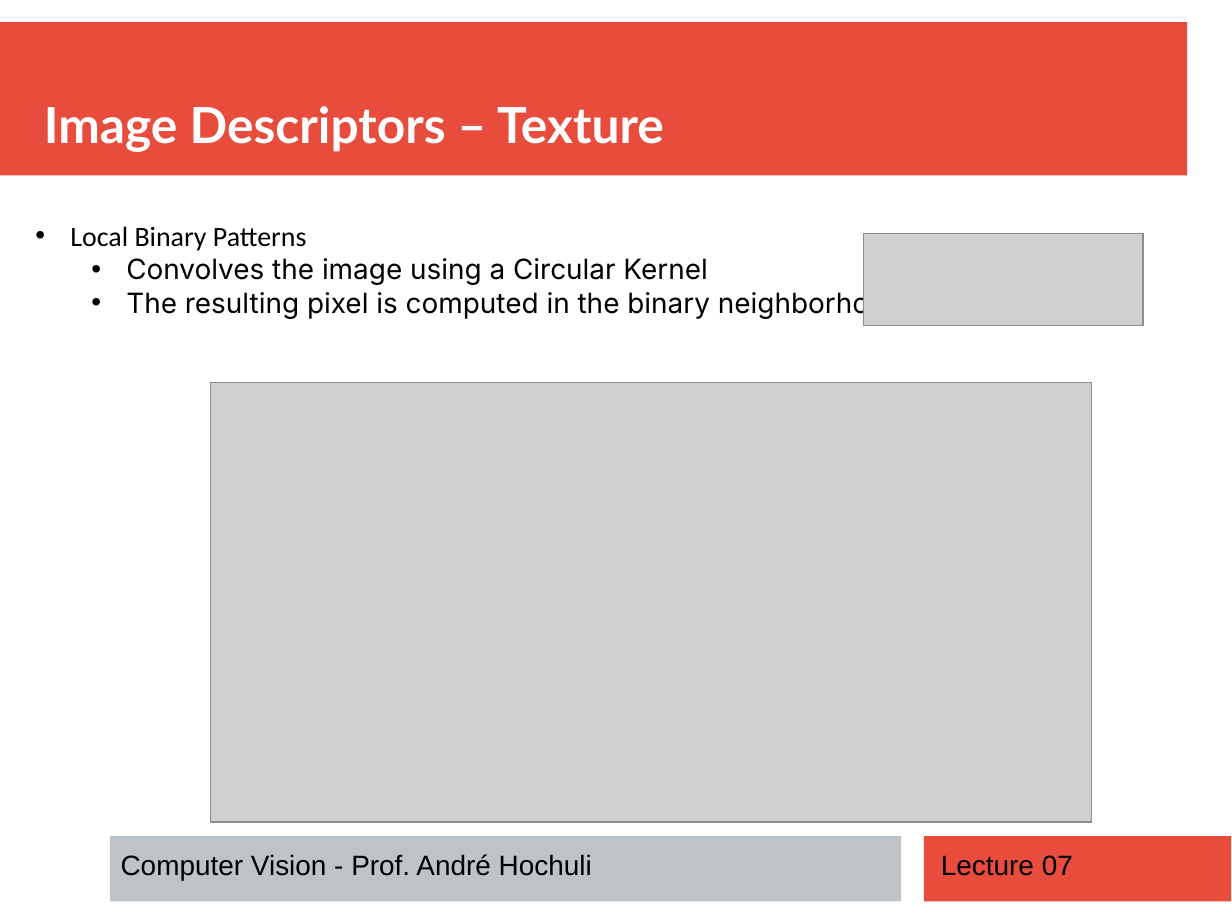
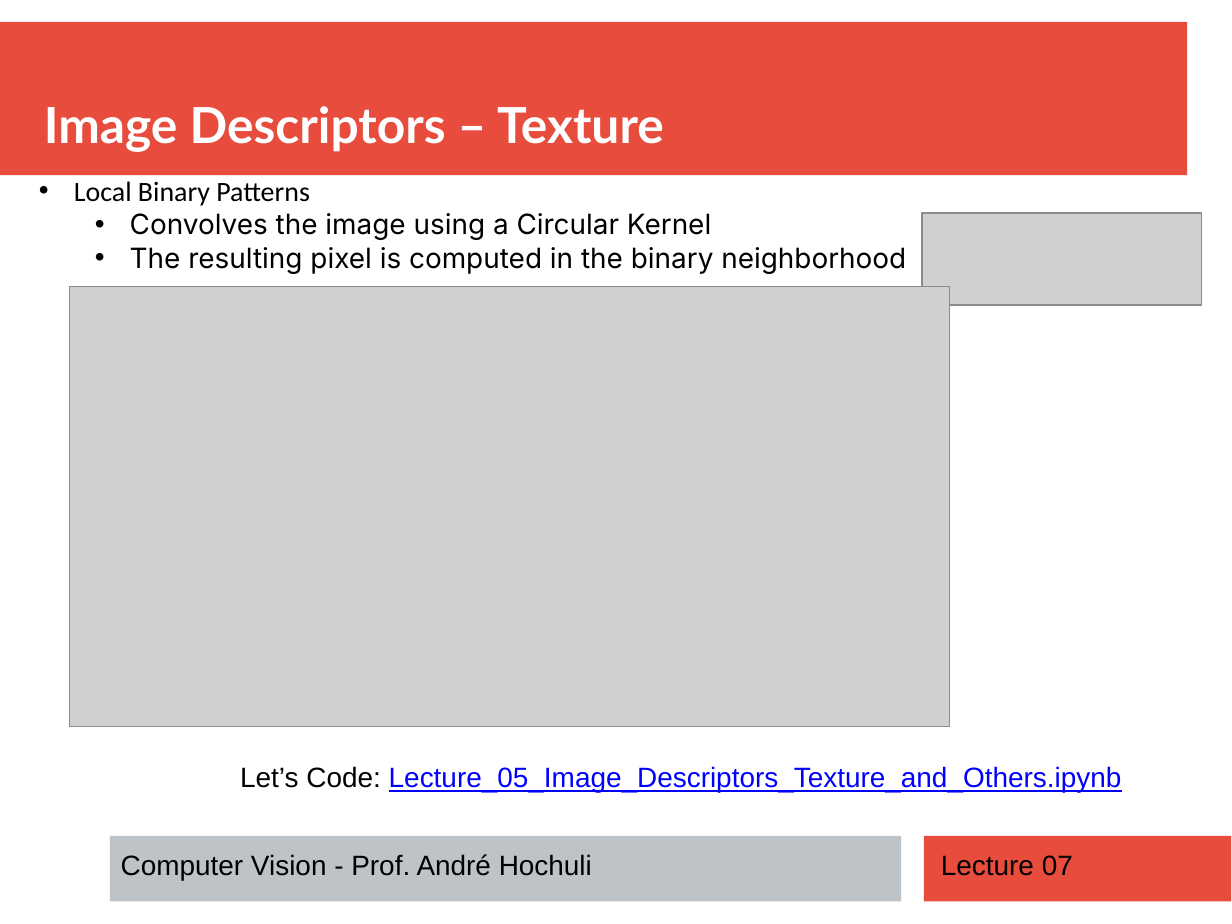
Before and after one commit to andrehochuli/teaching, a slide deck: slide 25 of ComputerVision/Lecture 05 - Feature Extraction/Lecture 05 - Feature Extraction.pptx. Drawn at 1232x924 pixels with LibreOffice and Linux fonts; fonts in the diff are those of the drawing; grey boxes stand for pictures. Boxes give left, top, right and bottom in pixels: in the first picture for what was removed or moved away, otherwise in the second. Text is boxed around its words. In the diff, an @@ line names an element or a change of style, - is before the commit and + after.

```diff
--- a/ComputerVision/Lecture 05 - Feature Extraction/Lecture 05 - Feature Extraction.pptx
+++ b/ComputerVision/Lecture 05 - Feature Extraction/Lecture 05 - Feature Extraction.pptx
@@ text "Local Binary Patterns": place and size @@
-text "Local Binary Patterns" at <box>70,226,903,319</box>
+text "Local Binary Patterns" at <box>74,181,906,274</box>
@@ picture: place and size @@
-picture at <box>864,234,1144,325</box>
+picture at <box>922,214,1202,305</box>
@@ picture: place and size @@
-picture at <box>211,382,1092,822</box>
+picture at <box>69,287,950,727</box>
@@ text added at <box>240,766,1122,793</box>, 18 pt, text #0000FF, underline @@
+Let’s Code: Lecture_05_Image_Descriptors_Texture_and_Others.ipynb
```
Also in this commit, not shown: 5 other slides changed, 1 slide removed, 1 other file.
